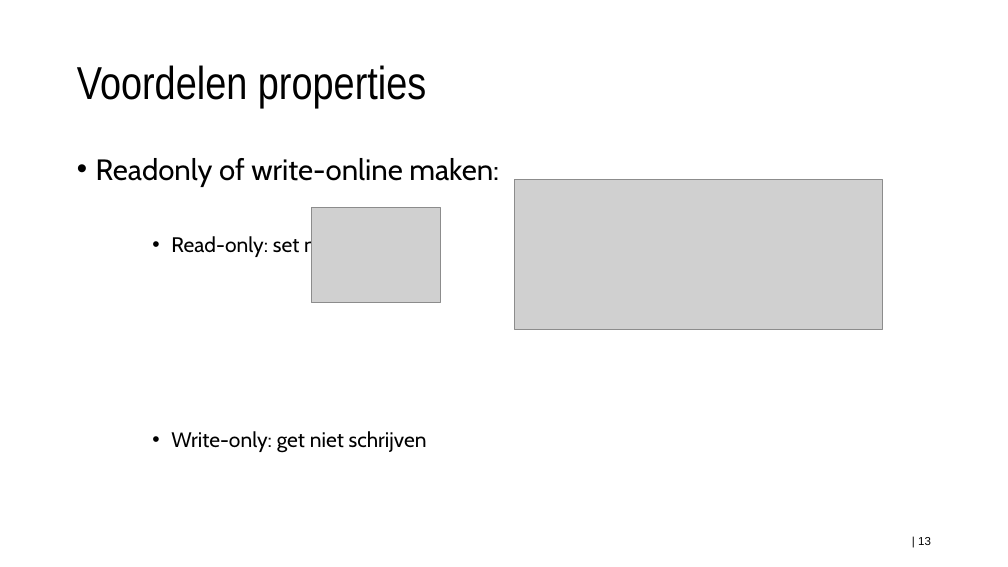
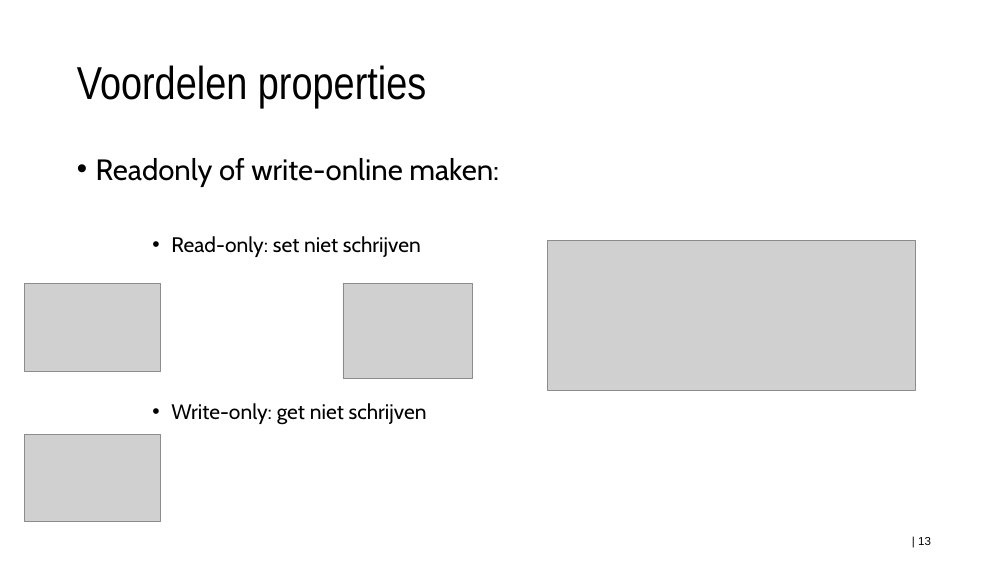
Before and after one commit to timdams/csharpbook, a slide deck: slide 13 of _SLIDES/2020_DEEL2/H1-OOP/les4_properties.pptx. Drawn at 1008x567 pixels with LibreOffice and Linux fonts; fonts in the diff are those of the drawing; grey boxes stand for pictures; background and template pictures are left out. Boxes give left, top, right and bottom in pixels: in the first picture for what was removed or moved away, otherwise in the second. Text is boxed around its words. In the diff, an @@ line names an element or a change of style, - is before the commit and + after.

```diff
--- a/_SLIDES/2020_DEEL2/H1-OOP/les4_properties.pptx
+++ b/_SLIDES/2020_DEEL2/H1-OOP/les4_properties.pptx
@@ text "Readonly of write-online maken:" rewrapped from [96,158,499,453] to [96,158,499,425] @@
@@ picture: place and size @@
-picture at [514,179,882,329]
+picture at [547,240,915,390]
@@ picture added at [25,284,160,371] @@
@@ picture: place and size @@
-picture at [311,207,440,302]
+picture at [343,284,473,379]
@@ picture added at [25,434,160,522] @@
```
Also in this commit, not shown: 14 other slides changed, 3 other files.
